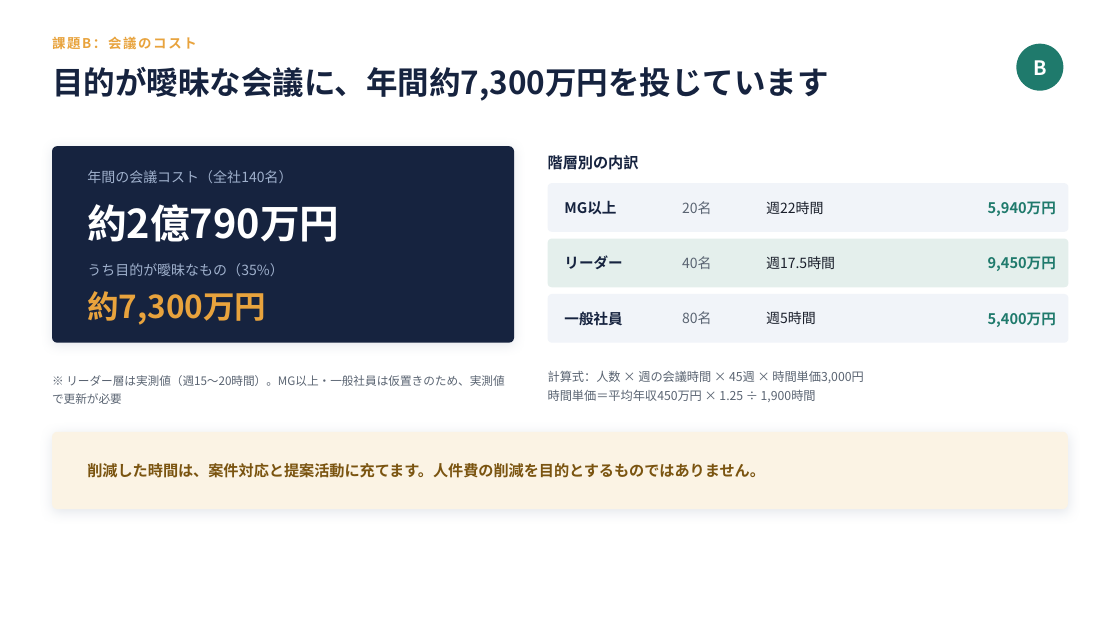
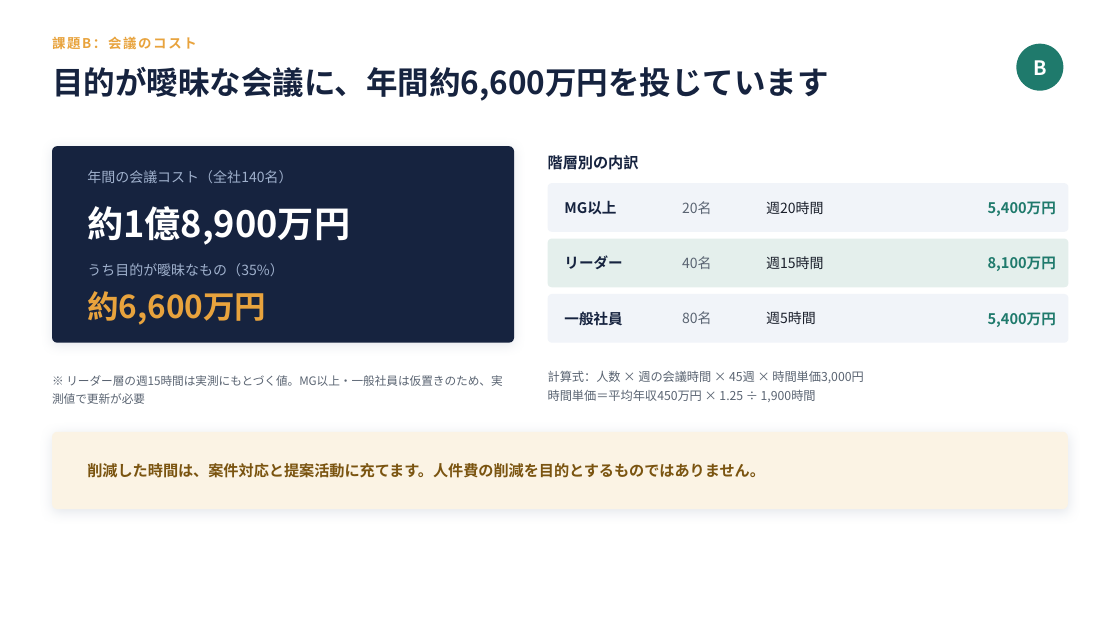
Before and after one commit to nii-d/claude-test, a slide deck: slide 9 of slides/notion-proposal.pptx. Drawn at 1120x630 pixels with LibreOffice and Linux fonts; fonts in the diff are those of the drawing. Boxes give left, top, right and bottom in pixels: in the first picture for what was removed or moved away, otherwise in the second. Text is boxed around its words. In the diff, an @@ line names an element or a change of style, - is before the commit and + after.

```diff
--- a/slides/notion-proposal.pptx
+++ b/slides/notion-proposal.pptx
@@ text at (52,67,829,101): text changed @@
-目的が曖昧な会議に、年間約7,300万円を投じています
+目的が曖昧な会議に、年間約6,600万円を投じています
@@ text at (87,206,350,245): text changed; size 34 to 31 pt @@
-約2億790万円
+約1億8,900万円
@@ text at (766,201,823,214): text changed @@
-週22時間
+週20時間
@@ text at (988,201,1056,216): text changed @@
-5,940万円
+5,400万円
@@ text at (766,256,823,269): text changed @@
-週17.5時間
+週15時間
@@ text at (988,256,1056,271): text changed @@
-9,450万円
+8,100万円
@@ text at (87,291,266,325): text changed @@
-約7,300万円
+約6,600万円
@@ text at (52,375,502,404): text changed @@
-※ リーダー層は実測値（週15〜20時間）。MG以上・一般社員は仮置きのため、実測値で更新が必要
+※ リーダー層の週15時間は実測にもとづく値。MG以上・一般社員は仮置きのため、実測値で更新が必要
```
Also in this commit, not shown: 3 other slides changed, 1 slide added, 3 other files.
